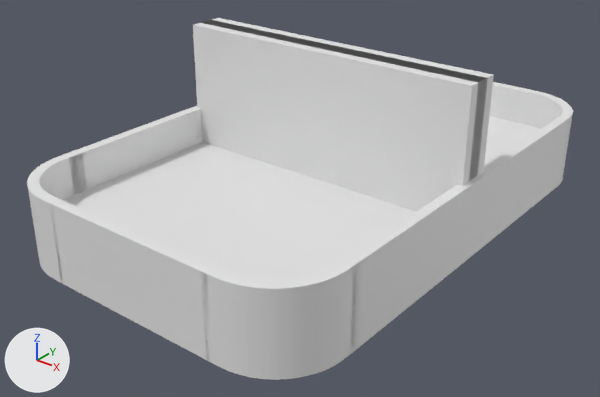
The FBX model Assets/Models/Blender Models/Ground/groundWithWallsFBX.fbx, before and after one commit.
Before and after are seen from a camera (50 mm lens) standing at (3.56, -4.79, 2.66) and looking at (-0.02, -0.31, -0.12). The axes (+X, +Y, +Z) are drawn at lower left. The lights are the same throughout. Where no turn or scale is listed for an object, it has been applied to the vertices.

The scene before the commit, as lines of its bpy script (objects in view):
```python
me_cube_010 = bpy.data.meshes.new('Cube.010')
me_cube_010.from_pydata(...)  # 104 vertices, 102 faces; spans x 0.667..1.289, y -4.228..-3.565, z -0.299..0.301
me_plane_002 = bpy.data.meshes.new('Plane.002')
me_plane_002.from_pydata(...)  # a box spanning x -1.25..1.25, y -0.15..0.15, z 0.0..1.0
me_plane_005 = bpy.data.meshes.new('Plane.005')
me_plane_005.from_pydata(...)  # a box spanning x -1.25..1.25, y -0.06..0.06, z 0.0..1.0
ob_bottom_right_edge = bpy.data.objects.new('Bottom Right Edge', me_cube_010)
ob_bottom_right_edge.location = (0.001, 2.188, 0.0)
ob_ground_line_player_separator = bpy.data.objects.new('Ground Line Player Separator', me_plane_002)
ob_ground_line_player_separator.location = (0.0, 0.0, 0.0)
ob_ground_line_separator = bpy.data.objects.new('Ground Line Separator', me_plane_005)
ob_ground_line_separator.location = (0.0, 0.0, 0.0)
# also in view: 'Bottom Left Edge' at (-0.98, -1.71, 0.0); 'Top Edge' at (-0.04, 2.0, 0.0); 'Bottom Edge' at (0.01, -2.0, 0.0); 'Left Edge' at (-1.25, -0.03, 0.0); 'Right Edge' at (1.25, 0.03, 0.0)
```
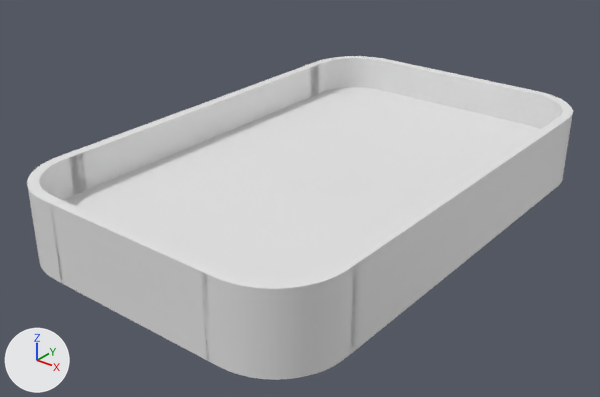
Pixel boxes [x1, y1, x2, y2] of what changed, in the pictures (600 x 397 px):
'Ground Line Player Separator', deleted
    before: [193, 18, 494, 212]
'Ground Line Separator', deleted
    before: [201, 20, 487, 181]
'Top Edge', unchanged, uncovered by the edit
    before: [489, 82, 521, 122]
    after: [387, 60, 521, 122]
'Top Left Edge', unchanged, uncovered by the edit
    after: [303, 56, 392, 97]
'Ground Circle', unchanged, uncovered by the edit
    before: [284, 169, 346, 190]
    after: [284, 155, 369, 190]
'Ground Line', unchanged, uncovered by the edit
    after: [210, 135, 432, 207]

Patch to the scene script:
```diff
--- a/Assets/Models/Blender Models/Ground/groundWithWallsFBX.fbx.py
+++ b/Assets/Models/Blender Models/Ground/groundWithWallsFBX.fbx.py
@@ ob_ground_line_player_separator @@
-ob_ground_line_player_separator = bpy.data.objects.new('Ground Line Player Separator', me_plane_002)
-ob_ground_line_player_separator.location = (0.0, 0.0, 0.0)
@@ ob_ground_line_separator @@
-ob_ground_line_separator = bpy.data.objects.new('Ground Line Separator', me_plane_005)
-ob_ground_line_separator.location = (0.0, 0.0, 0.0)
```
